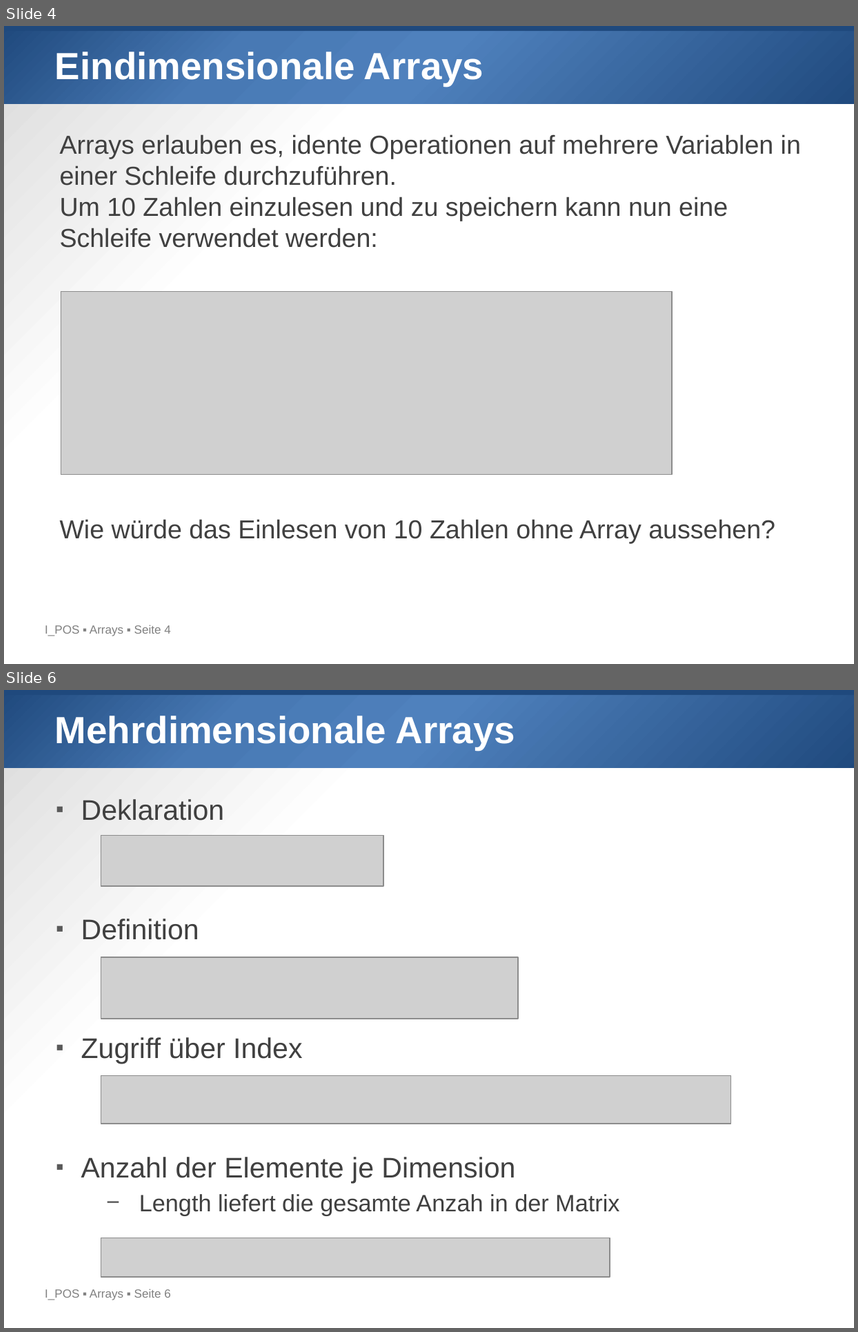
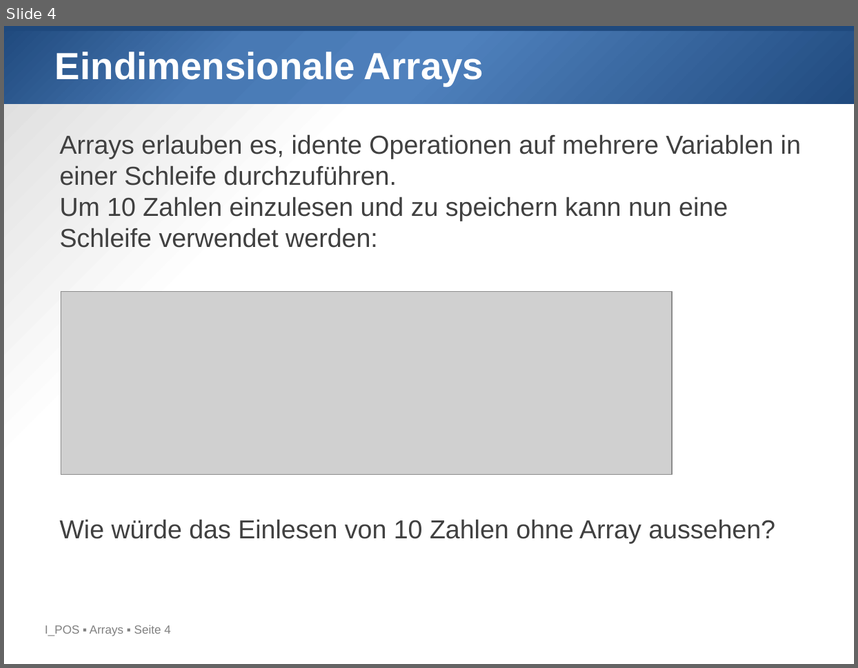
Before and after one commit to htl-leo-prog-1/examples-ha, a slide deck: 08_Arrays/08_Arrays.pptx. Shown one above the other, each under a label of ours: slides 4 and 6 before the commit, slide 4 after it; the slides between them are not shown. The pictures are 858x1332 and 858x668 pixels, drawn with LibreOffice and Linux fonts; fonts in the diff are those of the drawing; grey boxes stand for pictures; background and template pictures are left out. Boxes give left, top, right and bottom in pixels: in the first picture for what was removed or moved away, otherwise in the second. Text is boxed around its words. In the diff, an @@ line names an element or a change of style, - is before the commit and + after.

```diff
--- a/08_Arrays/08_Arrays.pptx
+++ b/08_Arrays/08_Arrays.pptx
@@ slide 6 removed at <box>4,690,854,1328</box>, background gradient #FFFFFF to #D9D9D9; not listed: 3 template elements that a slide beside it also shows @@
@@ title removed at <box>55,713,516,750</box> @@
-Mehrdimensionale Arrays
@@ text removed at <box>81,799,619,1216</box> @@
-▪ Deklaration
-▪ Definition
-▪ Zugriff über Index
-▪ Anzahl der Elemente je Dimension
-  − Length liefert die gesamte Anzah in der Matrix
@@ picture removed at <box>101,836,383,887</box> @@
@@ picture removed at <box>101,957,518,1018</box> @@
@@ picture removed at <box>101,1075,731,1123</box> @@
@@ picture removed at <box>101,1237,610,1276</box> @@
```
Also in this commit, not shown: 1 slide changed, 1 slide added, 23 other files.
